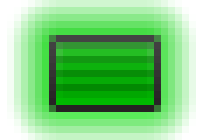
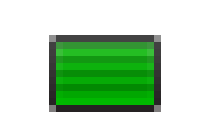
Two versions of the same layered image (210 x 140). Layer-by-layer changes:
pixels changed over [7, 0, 196, 140] (layer not identified)
